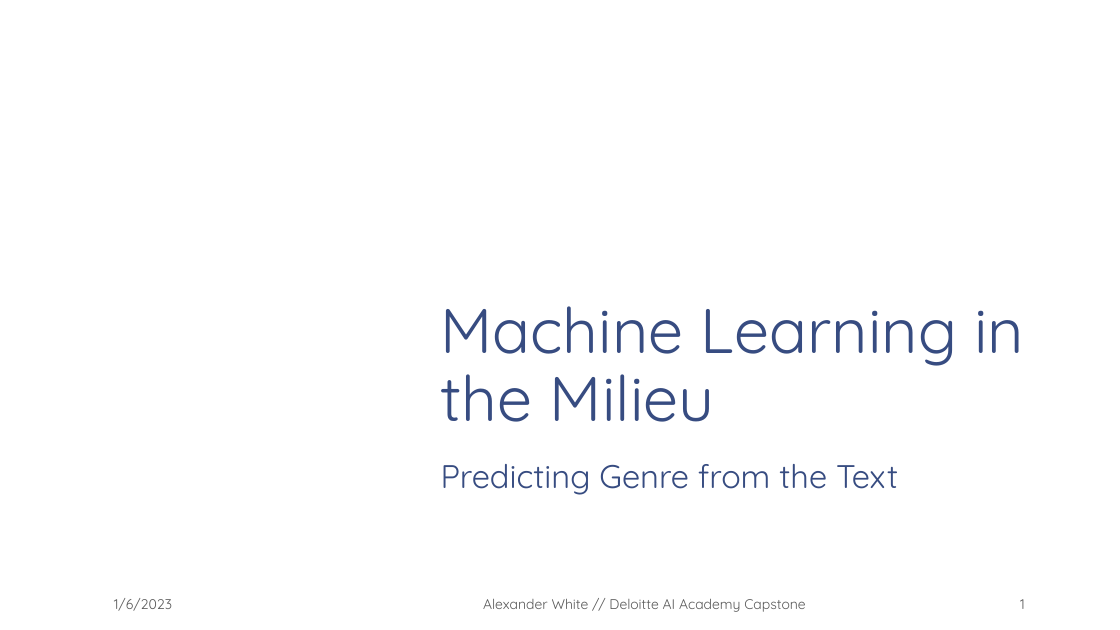
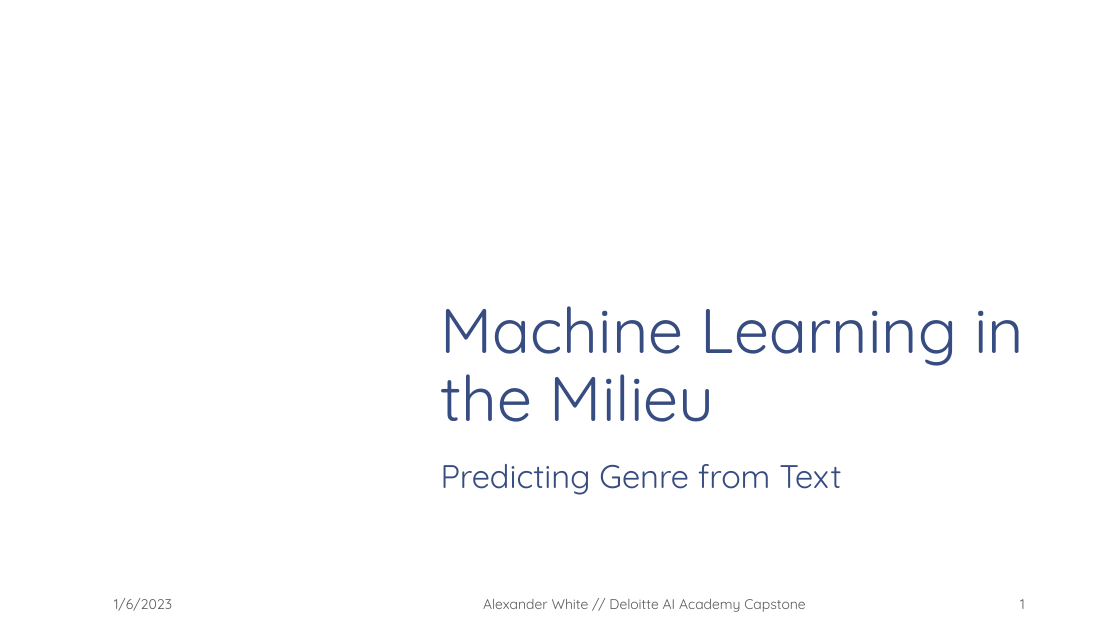
Before and after one commit to SolivagantAI/AI-Academy-Capstone, a slide deck: slide 1 of Presentations/Machine Learning in the Milieu.pptx. Drawn at 1120x630 pixels with LibreOffice and Linux fonts; fonts in the diff are those of the drawing; background and template pictures are left out. Boxes give left, top, right and bottom in pixels: in the first picture for what was removed or moved away, otherwise in the second. Text is boxed around its words. In the diff, an @@ line names an element or a change of style, - is before the commit and + after.

```diff
--- a/Presentations/Machine Learning in the Milieu.pptx
+++ b/Presentations/Machine Learning in the Milieu.pptx
@@ subtitle at box(441, 464, 841, 495): text changed @@
-Predicting Genre from the Text
+Predicting Genre from Text
```
Also in this commit, not shown: 1 other file.
